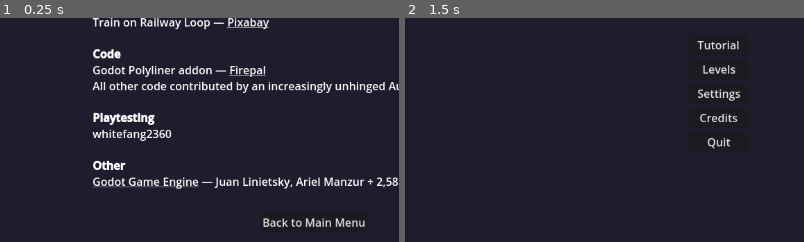
Above: before the commit, frames 1-2 (left to right).
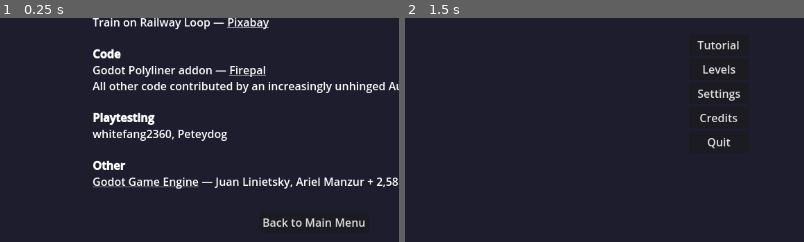
Above: after the commit, the same moments.

Repository: AuroraEchoes/RailwayRacers
Game: Godot game, scene res://scenes/ui/Credits.tscn
Same seed, same stepped clock (60 frames per second), same inputs: the game is played once before the commit and once after it. This scene is started directly instead of the project's main scene.
Inputs (mouse positions are % of the whole screen's width and height, from its top left):
- Up to frame 1 (0.25 s): no input
- Up to frame 2 (1.5 s): tap Enter at 0.5 s; move the mouse to (72, 45) at 0.52 s; hold D (pan_right) 0.53-1.25 s; click (72, 45) at 0.6 s; click "Back to Main Menu" at 1.25 s
The pictures show only the part of the screen within x 11-61%, y 50-100%; the shares and areas given below are measured in that part.

The runs differ from the first frame. In frame 1, 0.3% of the frame differs, in the area x 43-57%, y 49-55%; in frame 2, nothing differs.

Commit message:
preparing to ship is the perfect time to init git

Diff:
--- a/scenes/ui/Credits.tscn
+++ b/scenes/ui/Credits.tscn
@@ -61,7 +61,7 @@
 All other code contributed by an increasingly unhinged AuroraEchoes
 
 [b]Playtesting[/b]
-whitefang2360
+whitefang2360, Peteydog
 
 [b]Other[/b]
 [url=https://github.com/godotengine/godot/]Godot Game Engine[/url] — Juan Linietsky, Ariel Manzur + 2,585 Contributors"
Not shown, added: README.md
